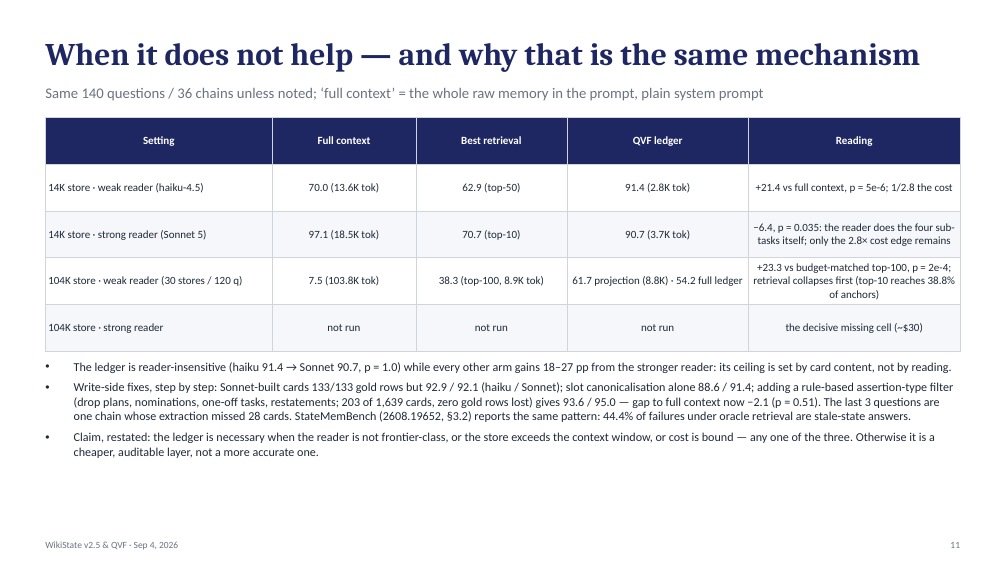
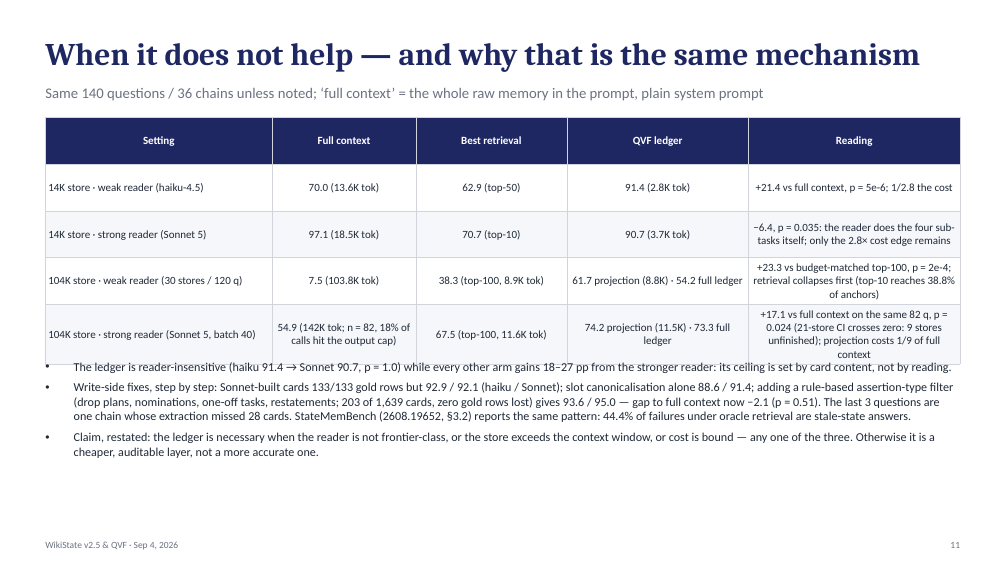
Before and after one commit to jeremyz12/qvf_withcontroller, a slide deck: slide 11 of results/weekly_report_20260904.pptx. Drawn at 1008x567 pixels with LibreOffice and Linux fonts; fonts in the diff are those of the drawing. Boxes give left, top, right and bottom in pixels: in the first picture for what was removed or moved away, otherwise in the second. Text is boxed around its words. In the diff, an @@ line names an element or a change of style, - is before the commit and + after.

Commit message:
周报材料 v4:并入批 40(104K×Sonnet 四格补齐)、41(并集店 140/140、读者抖动)、42(保留集 80 链)于第 11/16/17/18/21 页与讲稿

```diff
--- a/results/weekly_report_20260904.pptx
+++ b/results/weekly_report_20260904.pptx
@@ table at [45,117,960,362] @@
-row 5: 104K store · strong reader | not run | not run | not run | the decisive missing cell (~$30)
+row 5: 104K store · strong reader (Sonnet 5, batch 40) | 54.9 (142K tok; n = 82, 18% of calls hit the output cap) | 67.5 (top-100, 11.6K tok) | 74.2 projection (11.5K) · 73.3 full ledger | +17.1 vs full context on the same 82 q, p = 0.024 (21-store CI crosses zero: 9 stores unfinished); projection costs 1/9 of full context
```
Also in this commit, not shown: 4 other slides changed, 2 other files.
